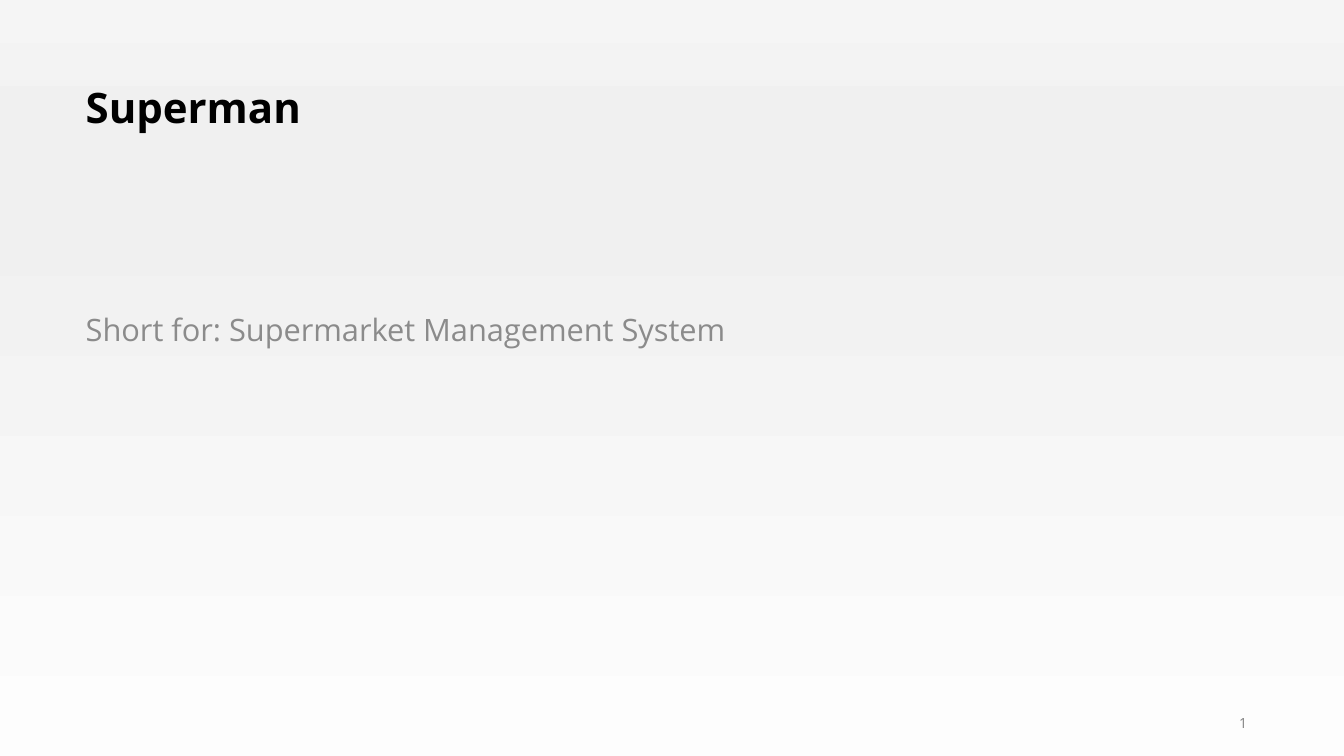
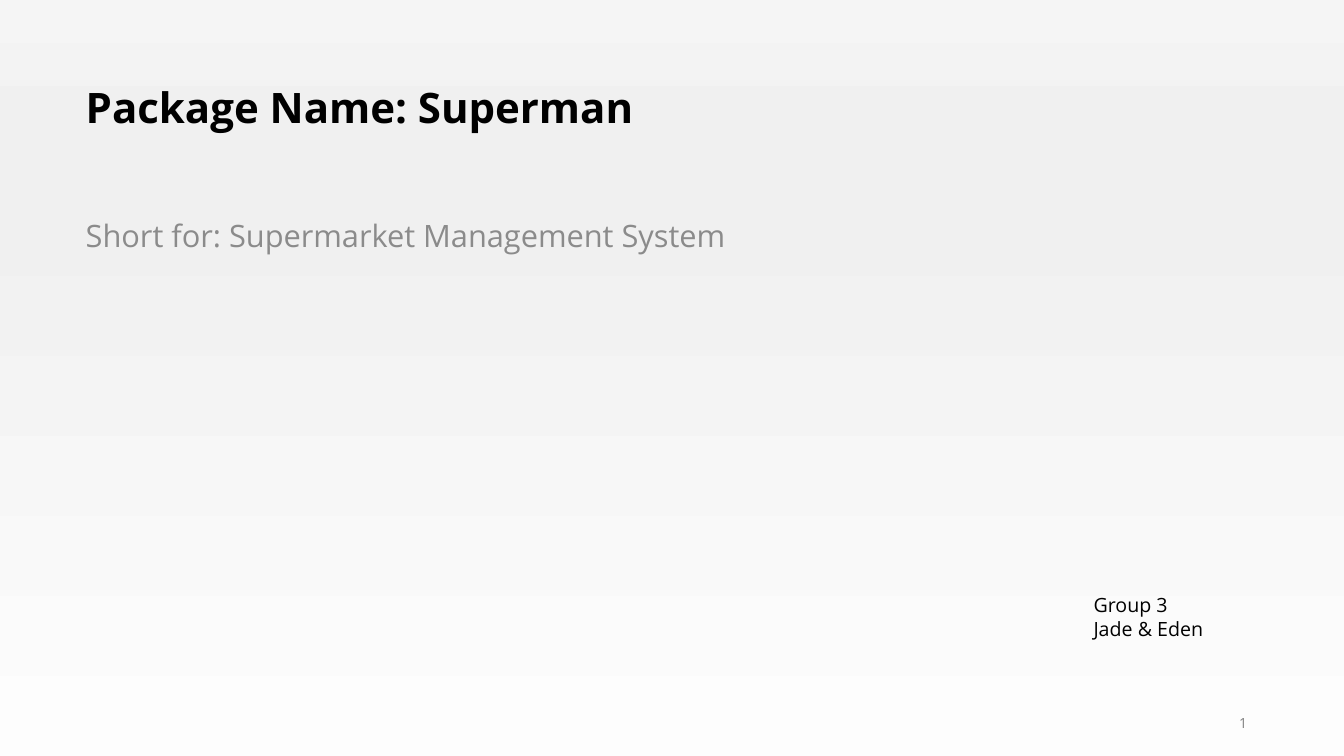
Before and after one commit to Data533-Group-3/Project, a slide deck: slide 1 of Presentation_Group3.pptx. Drawn at 1344x756 pixels with LibreOffice and Linux fonts; fonts in the diff are those of the drawing. Boxes give left, top, right and bottom in pixels: in the first picture for what was removed or moved away, otherwise in the second. Text is boxed around its words. In the diff, an @@ line names an element or a change of style, - is before the commit and + after.

```diff
--- a/Presentation_Group3.pptx
+++ b/Presentation_Group3.pptx
@@ title at (86, 91, 633, 133): text changed @@
-Superman
+Package Name: Superman
@@ subtitle "Short for: Supermarket Management System": place and size @@
-subtitle "Short for: Supermarket Management System" at (86, 317, 726, 349)
+subtitle "Short for: Supermarket Management System" at (86, 223, 726, 255)
@@ text added at (1094, 597, 1203, 640), 14 pt, text #000000 @@
+Group 3
+Jade & Eden
```
Also in this commit, not shown: 5 other slides changed, 4 other files.
